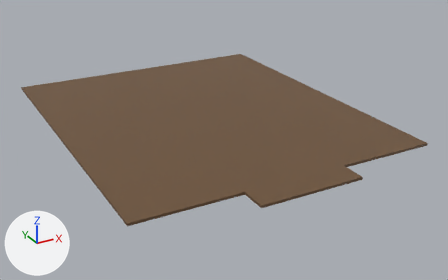
What one commit did to the FBX model summoners/Assets/Assets/Tesla Room/Floor.fbx.
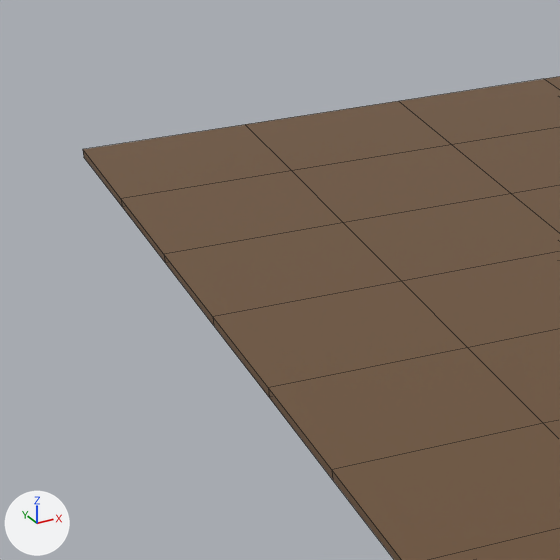
Old and new are each drawn whole from a 50 mm lens placed at (-11.57, -15.59, 9.62), pointed at (-0.15, 5.16, -0.75) and again close up on the part from 0% to 32% of the width and 17% to 69% of the height. The axes (+X, +Y, +Z) are drawn at lower left. The lights are the same throughout. The close-ups show mesh edges as thin lines.

In view in the first close-up: 'Floor'.
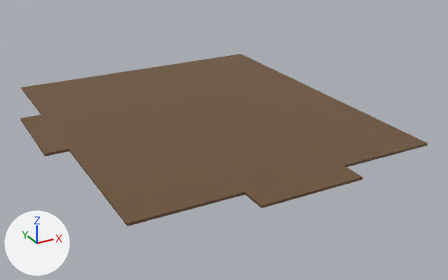
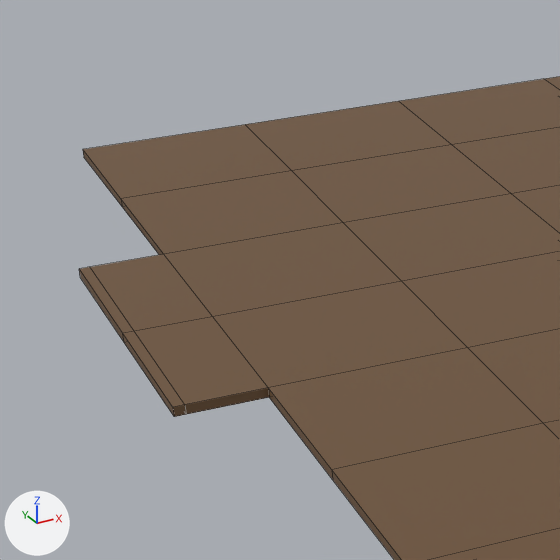
Where the newer file only moved an object's origin or applied its transform, the numbers keep the older frame.

Patch to the scene script:
```diff
--- a/summoners/Assets/Assets/Tesla Room/Floor.fbx.py
+++ b/summoners/Assets/Assets/Tesla Room/Floor.fbx.py
@@ me_cube_004 @@
 # used by ob_floor; location = (0.0, 0.0, 0.0)
-me_cube_004.from_pydata(...)  # 118 vertices, 116 faces; spans x -6.5..5.5, y -1.5..13.5, z 0.0..0.1
+me_cube_004.from_pydata(...)  # 130 vertices, 128 faces; spans x -7.4..5.5, y -1.5..13.5, z 0.0..0.1
+# me_cube_004 part 1
+# 2 faces are deleted
+# 6 vertices are added at (-7.4, 5.5, 0.1), (-7.4, 5.5, 0.0), (-7.4, 7.5, 0.0), (-7.4, 7.5, 0.1), (-7.4, 9.5, 0.0), (-7.4, 9.5, 0.1)
+# 6 new vertices lie (-0.8, 0.0, 0.0) away from vertices in x -6.5, y 5.5..9.5, z 0.0..0.1
+# 14 new faces join them
 me_cube_004.materials.append(mat_material_013)
```

Changed parts and their boxes [x1, y1, x2, y2] in the close-ups (560 x 560 px):
'Floor', reshaped: before [83, 76, 560, 560]; after [79, 76, 560, 560]
part 1 of me_cube_004, built on: before [164, 255, 269, 397]; after [79, 254, 269, 417]
